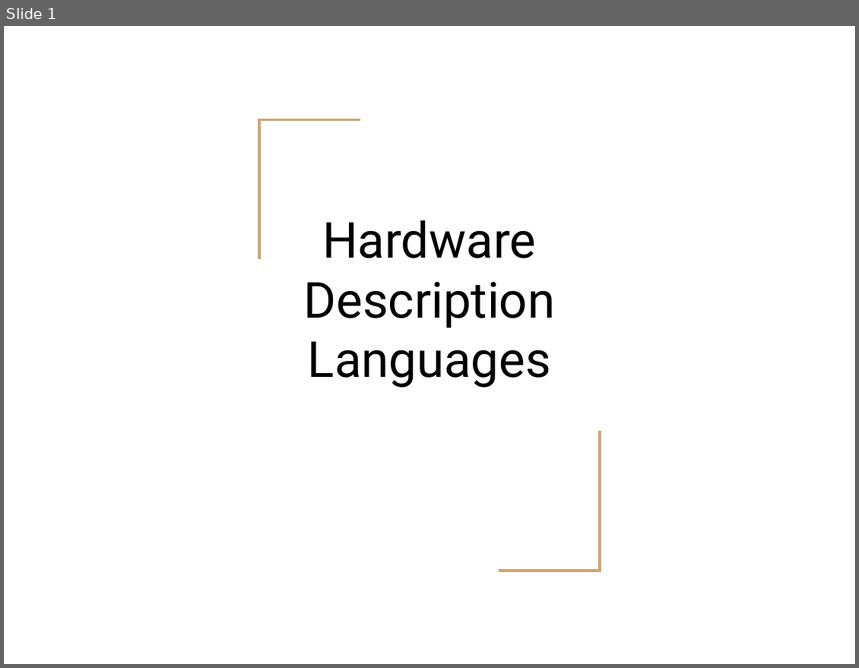
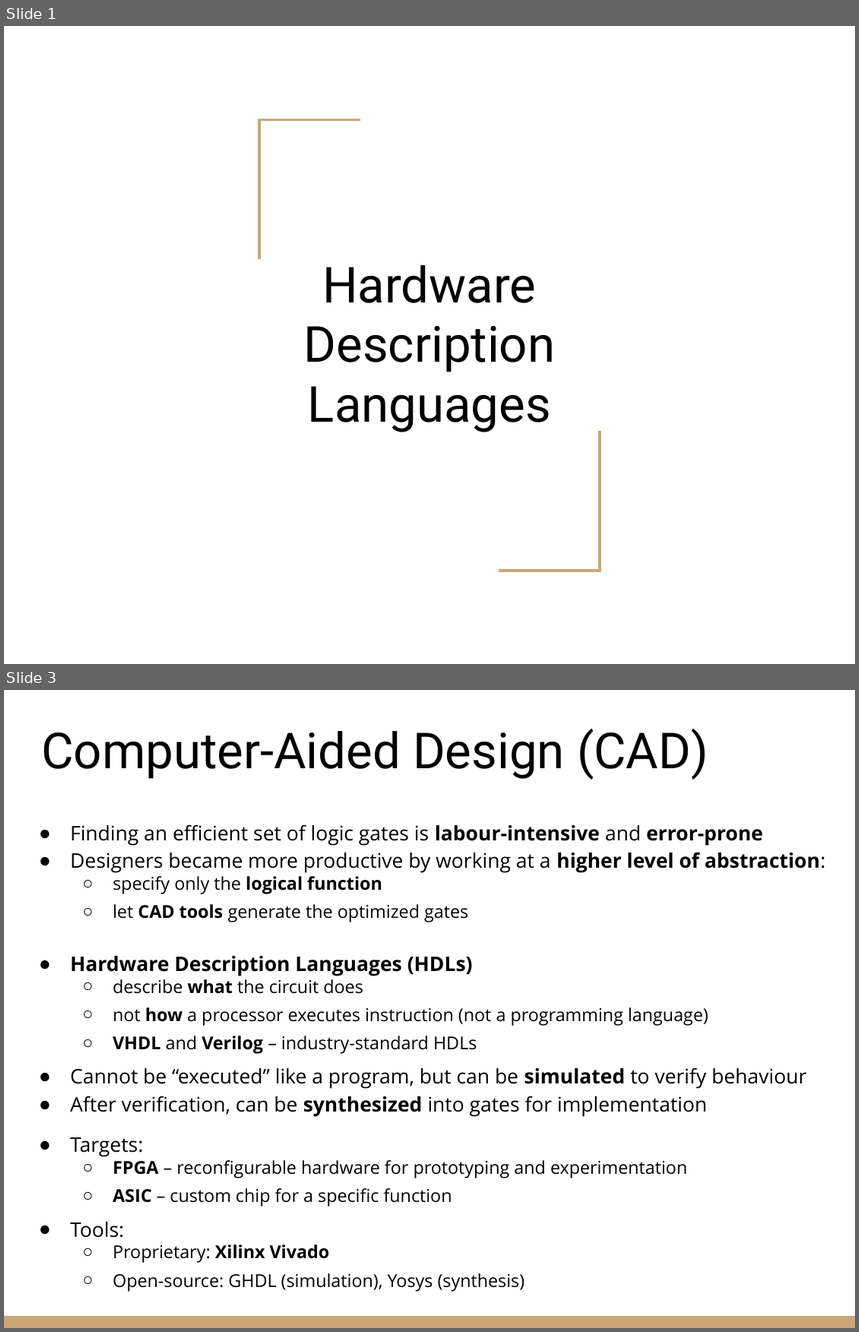
Before and after one commit to riccardoberta/esd, a slide deck: 07 - Hardware Description Languages/slides.pptx. Shown one above the other, each under a label of ours: slide 1 before the commit, slides 1 and 3 after it; the slides between them are not shown. The pictures are 859x668 and 859x1332 pixels, drawn with LibreOffice and Linux fonts; fonts in the diff are those of the drawing. Boxes give left, top, right and bottom in pixels: in the first picture for what was removed or moved away, otherwise in the second. Text is boxed around its words. In the diff, an @@ line names an element or a change of style, - is before the commit and + after.

```diff
--- a/07 - Hardware Description Languages/slides.pptx
+++ b/07 - Hardware Description Languages/slides.pptx
@@ slide 3 added at [4,690,855,1328], background #FFFFFF @@
@@ title added at [41,728,709,780], 42 pt, text #000000 @@
+Computer-Aided Design (CAD)
@@ text added at [70,825,826,1292], 15 pt, text #000000 @@
+● Finding an efficient set of logic gates is labour-intensive and error-prone
+● Designers became more productive by working at a higher level of abstraction:
+  ○ specify only the logical function
+  ○ let CAD tools generate the optimized gates
+● Hardware Description Languages (HDLs)
+  ○ describe what the circuit does
+  ○ not how a processor executes instruction (not a programming language)
+  ○ VHDL and Verilog – industry-standard HDLs
+● Cannot be “executed” like a program, but can be simulated to verify behaviour
+● After verification, can be synthesized into gates for implementation
+● Targets:
+  ○ FPGA – reconfigurable hardware for prototyping and experimentation
+  ○ ASIC – custom chip for a specific function
+● Tools:
+  ○ Proprietary: Xilinx Vivado
+  ○ Open-source: GHDL (simulation), Yosys (synthesis)
@@ rectangle added at [4,1316,855,1328], fill #CCA677 @@
@@ slide 1 changed as well @@
@@ title "Hardware Description Languages": place and size @@
-title "Hardware Description Languages" at [304,221,556,388]
+title "Hardware Description Languages" at [304,265,556,433]
```
Also in this commit, not shown: 42 other slides added, 2 slides removed, 3 other files.
